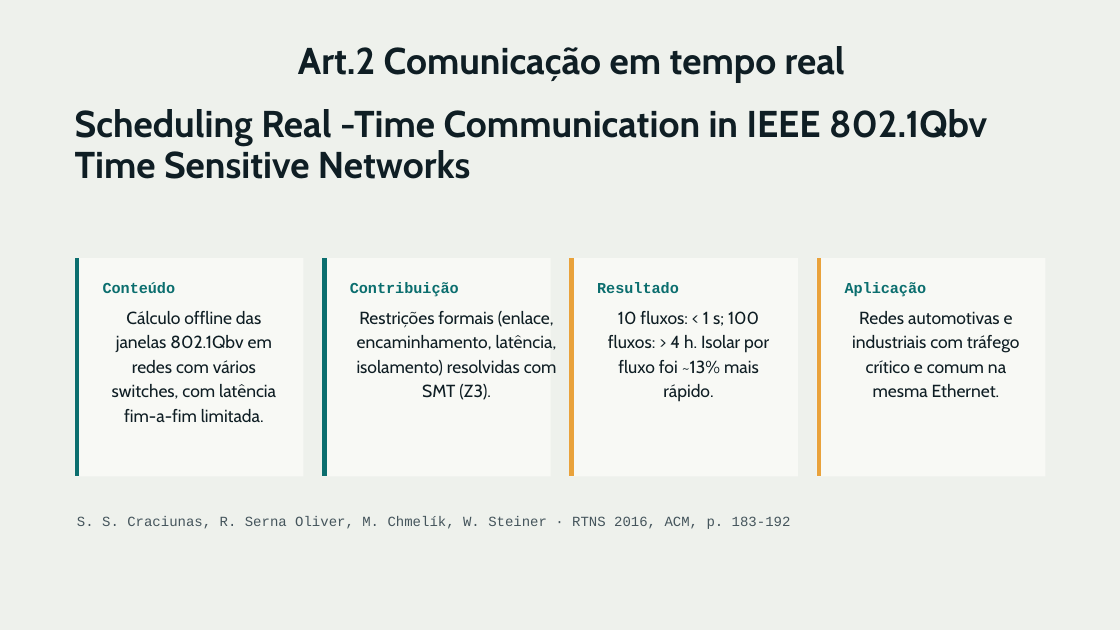
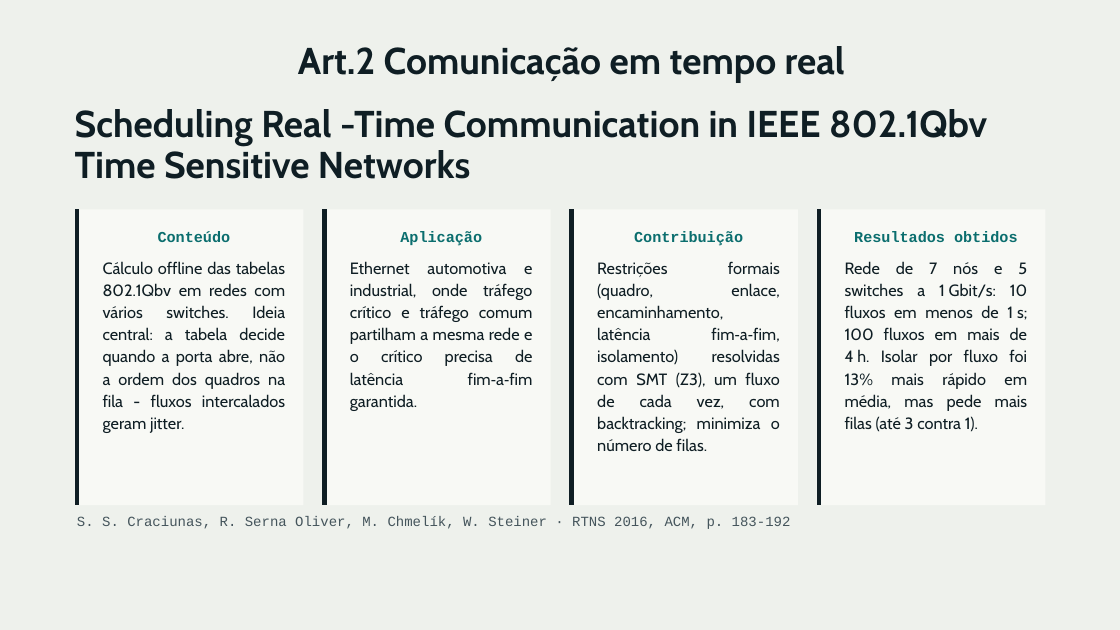
Before and after one commit to Balduino-BD/Trabalho_Distribuido, a slide deck: slide 10 of Apresentação/Sistemas Distribuídos de Tempo Real_Balduino_Felipe.pptx (slide 11 before the commit). Drawn at 1120x630 pixels with LibreOffice and Linux fonts; fonts in the diff are those of the drawing. Boxes give left, top, right and bottom in pixels: in the first picture for what was removed or moved away, otherwise in the second. Text is boxed around its words. In the diff, an @@ line names an element or a change of style, - is before the commit and + after.

```diff
--- a/Apresentação/Sistemas Distribuídos de Tempo Real_Balduino_Felipe.pptx
+++ b/Apresentação/Sistemas Distribuídos de Tempo Real_Balduino_Felipe.pptx
@@ rectangle: place and size @@
-rectangle at <box>75,258,303,476</box>
+rectangle at <box>75,209,303,505</box>
@@ line moved from (77, 258) - (77, 476) to (77, 209) - (77, 505) @@
@@ line (77, 209) - (77, 505): stroke #0B6E6E 4 pt to #0F1E24 4 pt @@
@@ rectangle: place and size @@
-rectangle at <box>322,258,550,476</box>
+rectangle at <box>322,209,550,505</box>
@@ line moved from (324, 258) - (324, 476) to (324, 209) - (324, 505) @@
@@ line (324, 209) - (324, 505): stroke #0B6E6E 4 pt to #0F1E24 4 pt @@
@@ rectangle: place and size @@
-rectangle at <box>570,258,798,476</box>
+rectangle at <box>570,209,798,505</box>
@@ line moved from (572, 258) - (572, 476) to (572, 209) - (572, 505) @@
@@ line (572, 209) - (572, 505): stroke #E9A23B 4 pt to #0F1E24 4 pt @@
@@ rectangle: place and size @@
-rectangle at <box>817,258,1045,476</box>
+rectangle at <box>817,209,1045,505</box>
@@ line moved from (819, 258) - (819, 476) to (819, 209) - (819, 505) @@
@@ line (819, 209) - (819, 505): stroke #E9A23B 4 pt to #0F1E24 4 pt @@
@@ text "Conteúdo": place and size @@
-text "Conteúdo" at <box>103,282,176,293</box>
+text "Conteúdo" at <box>158,231,231,242</box>
@@ alignment left to centre in 3 elements at <box>158,231,231,242</box>, <box>634,231,743,246</box>, <box>400,231,482,246</box> @@
@@ text "Aplicação": place and size @@
-text "Aplicação" at <box>845,282,927,297</box>
+text "Aplicação" at <box>400,231,482,246</box>
@@ text "Contribuição": place and size @@
-text "Contribuição" at <box>350,282,459,297</box>
+text "Contribuição" at <box>634,231,743,246</box>
@@ text added at <box>854,231,1018,242</box>, 13 pt, text #0B6E6E, bold @@
+Resultados obtidos
@@ text at <box>103,261,285,433</box>: text changed; size 15 to 14 pt @@
-Cálculo offline das janelas 802.1Qbv em redes com vários switches, com latência fim-a-fim limitada.
+Cálculo offline das tabelas 802.1Qbv em redes com vários switches. Ideia central: a tabela decide quando a porta abre, não a ordem dos quadros na fila - fluxos intercalados geram jitter.
@@ text added at <box>350,261,533,411</box>, 14 pt, text #0F1E24 @@
+Ethernet automotiva e industrial, onde tráfego crítico e tráfego comum partilham a mesma rede e o crítico precisa de latência fim‑a‑fim garantida.
@@ text at <box>597,261,780,451</box>: text changed; size 15 to 14 pt @@
-Restrições formais (enlace, encaminhamento, latência, isolamento) resolvidas com SMT (Z3).
+Restrições formais (quadro, enlace, encaminhamento, latência fim‑a‑fim, isolamento) resolvidas com SMT (Z3), um fluxo de cada vez, com backtracking; minimiza o número de filas.
@@ text added at <box>845,261,1027,432</box>, 14 pt, text #0F1E24 @@
+Rede de 7 nós e 5 switches a 1 Gbit/s: 10 fluxos em menos de 1 s; 100 fluxos em mais de 4 h. Isolar por fluxo foi 13% mais rápido em média, mas pede mais filas (até 3 contra 1).
@@ text removed at <box>597,282,679,293</box> @@
-Resultado
@@ text removed at <box>608,311,769,402</box> @@
-10 fluxos: < 1 s; 100 fluxos: > 4 h. Isolar por fluxo foi ~13% mais rápido.
@@ text removed at <box>852,311,1020,397</box> @@
-Redes automotivas e industriais com tráfego crítico e comum na mesma Ethernet.
```
Also in this commit, not shown: 8 other slides changed, 1 slide removed.
